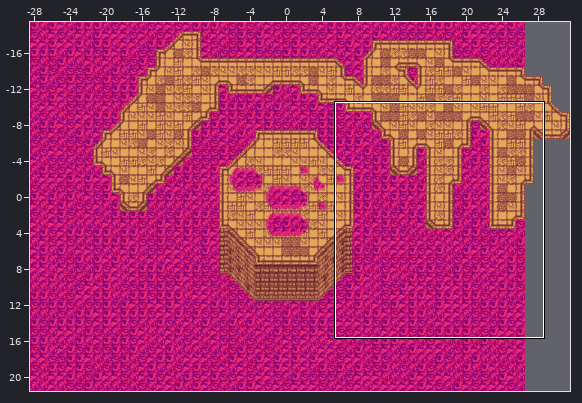
An edit to a level. Tiled map, Assets/TilePalletes/SandCave.tmx. Above, an overview of the earlier version with the close-up marked.
Close-up. Earlier state:
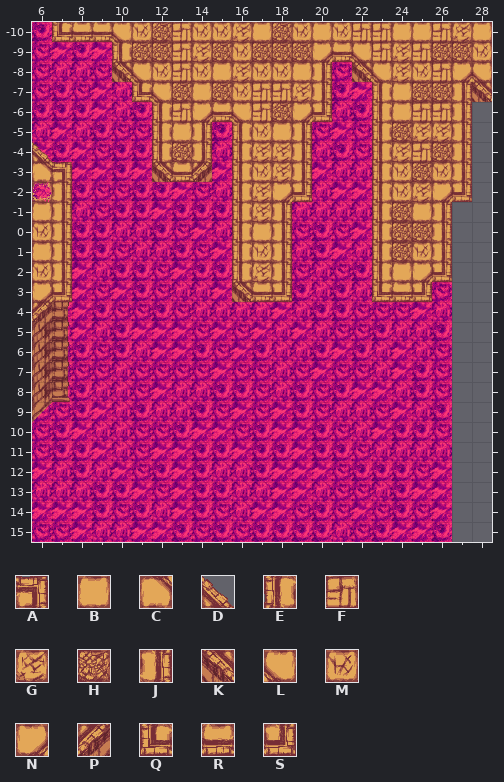
Cells are 32x32 px. Shown: x 6..28, y -10..15. The commit also changed other parts of the map, which this record leaves out.
Key: from "SandBasing": A 151, B 168, C 169, D 170, E 184, F 185, G 186, H 187, J 188, K 202, L 203, M 204, N 205, P 206, Q 221, R 222, S 223.
_ is an empty cell.
Layers that did not change in this view are not listed.
Layer "Floor2" before, first column x 6:
-10 _QRRLMHFMMGBHMBMFFBBFGB
 -9 ____EHHFGHMHHHNRLFGFHHM
 -8 ____KLMFMBGMMBJ_KLGMFNL
 -7 _____QLHBHMFFGJ__EBHHJK
 -6 ______EFNRLFHNS__EBFFJ_
 -5 ______EBJ_EMBJ___EHGGJ_
 -4 D_____EHJ_EGGJ___EGFHJ_
 -3 CA____KRP_EMGJ___EMHMJ_
 -2 BJ________EGNS___EMGNS_
 -1 BJ________EGJ____EHBJ__
  0 MJ________EBJ____EHHJ__
  1 BJ________EMJ____EHMJ__
  2 MJ________EGJ____EBNS__
  3 NS________KRS____QRS___
  4 P______________________
  5 _______________________
  6 _______________________
  7 _______________________
  8 _______________________
  9 _______________________
 10 _______________________
 11 _______________________
 12 _______________________
 13 _______________________
 14 _______________________
 15 _______________________
The result:
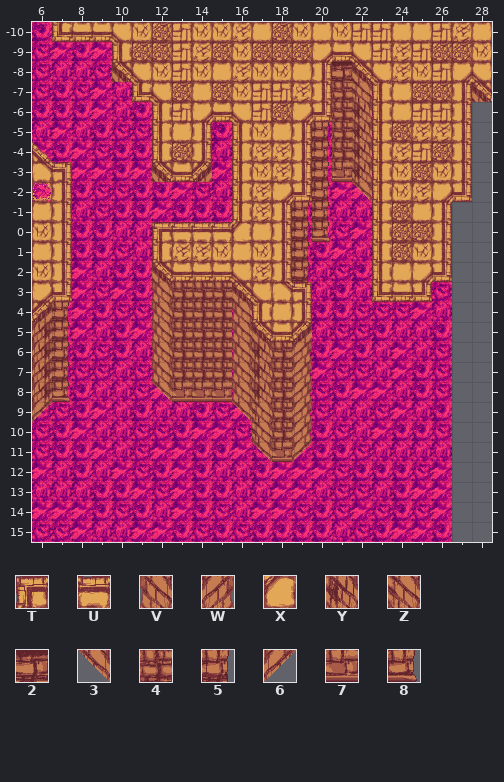
Further tiles: from "SandBasing": T 149, U 150, V 163, W 164, X 167, Y 220, Z 238, 2 240, 3 256, 4 258, 5 259, 6 260, 7 276, 8 277.
The exact change:
Layer "Floor2":
The author put tile 2 in row -8 at x 21.
The author put tile 3 in row -2 at x 22; in row 8 at x 12; in row 9 at x 16; in row 11 at x 17.
The author put tile 4 in rows -7 to -4 at x 21; in rows 3 to 5 at x 13 to 15; in rows 6 to 7 at x 13 to 15 and 18; in rows 8 to 10 at x 18.
The author put tile 5 in rows -5 to -2 at x 20; in row -1 at x 19 to 20; in rows 0 to 2 at x 19.
The author put tile 6 in row 11 at x 19.
The author put tile 7 in row -3 at x 21; in row 8 at x 13 to 15; in row 11 at x 18.
The author put tile 8 in row 0 at x 20.
The author put tile A in row 3 at x 19.
Tile E becomes tile B in row 1 at x 16.
The author put tile B in row 4 at x 18.
Tile S becomes tile C in row 3 at x 18.
The author put tile E in row 1 at x 12; in row 4 at x 17.
The author put tile G in row 1 at x 13 to 14.
The author put tile J in row 4 at x 19.
The author put tile K in row 2 at x 12; in row 5 at x 17.
Tile E becomes tile L in row 2 at x 16.
Tile R becomes tile L in row 3 at x 17.
The author put tile M in row 1 at x 15.
The author put tile P in row 5 at x 19.
The author put tile R in row 2 at x 13 to 15; in row 5 at x 18.
The author put tile T in row 0 at x 12.
The author put tile U in row 0 at x 13 to 15.
The author put tile V in row 3 at x 12; in rows 4 to 7 at x 12 and 16; in row 8 at x 16.
The author put tile W in rows 6 to 10 at x 19.
Tile E becomes tile X in row 0 at x 16.
The author put tile Y in rows -6 to -3 at x 22; in rows 6 to 8 at x 17.
The author put tile Z in row -7 at x 22; in rows 9 to 10 at x 17.
Where, in picture pixels (left, top, right, bottom), the same in both close-ups:
changed: (152, 62, 372, 462)
